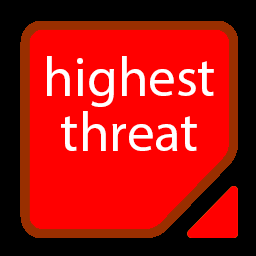
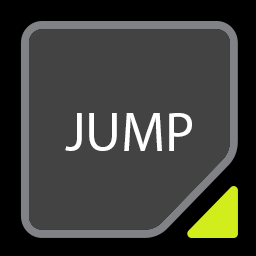
Layers edited between the first and the second 256px x 256px image:
hid "highest threat" over <box>47,56,214,151</box>
added layer "JUMP" above "supercruise" over <box>65,113,192,151</box>
hid "Corner On alarm" over <box>187,186,238,238</box>
showed "Corner On" over <box>187,186,238,238</box>
hid "border on alarm" over <box>20,21,238,238</box>
